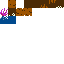
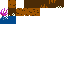
Comparing the layer stacks of the two 64x64 images. Changes:
painted on "Слой 1" over [32, 8, 40, 16]
